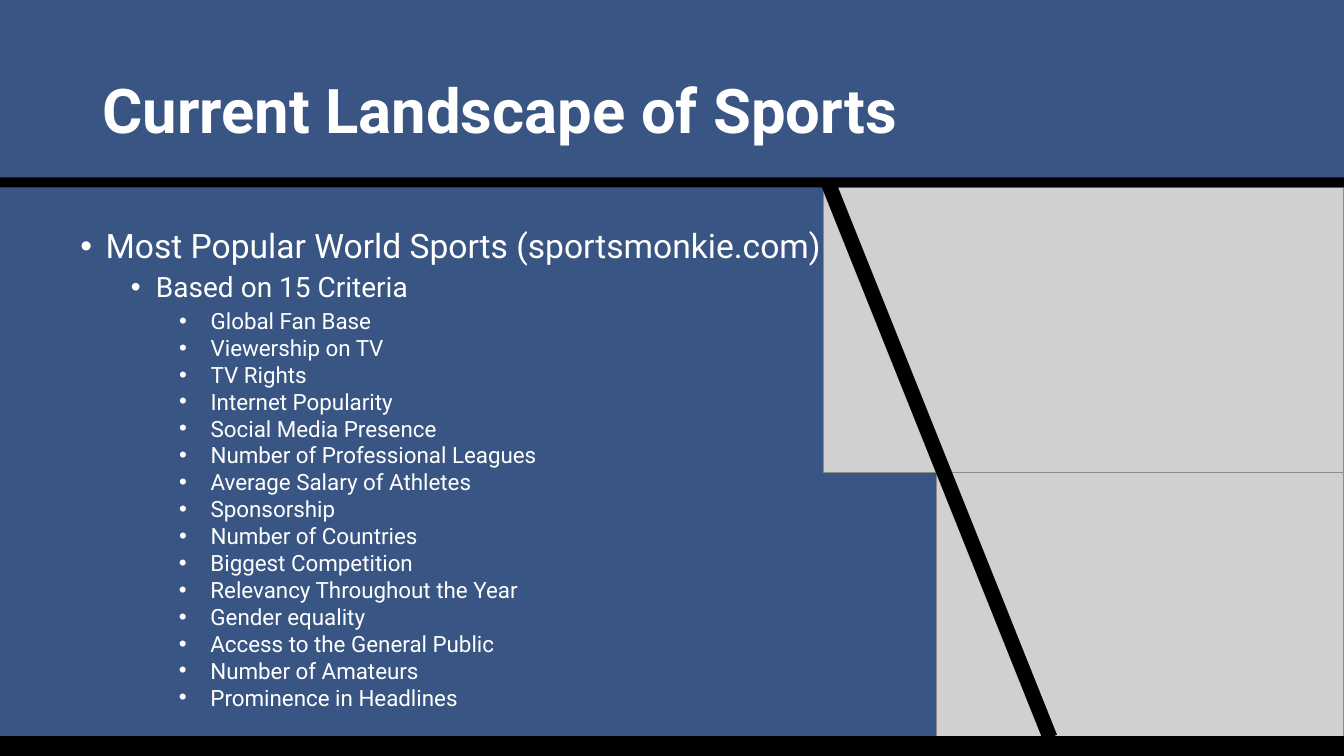
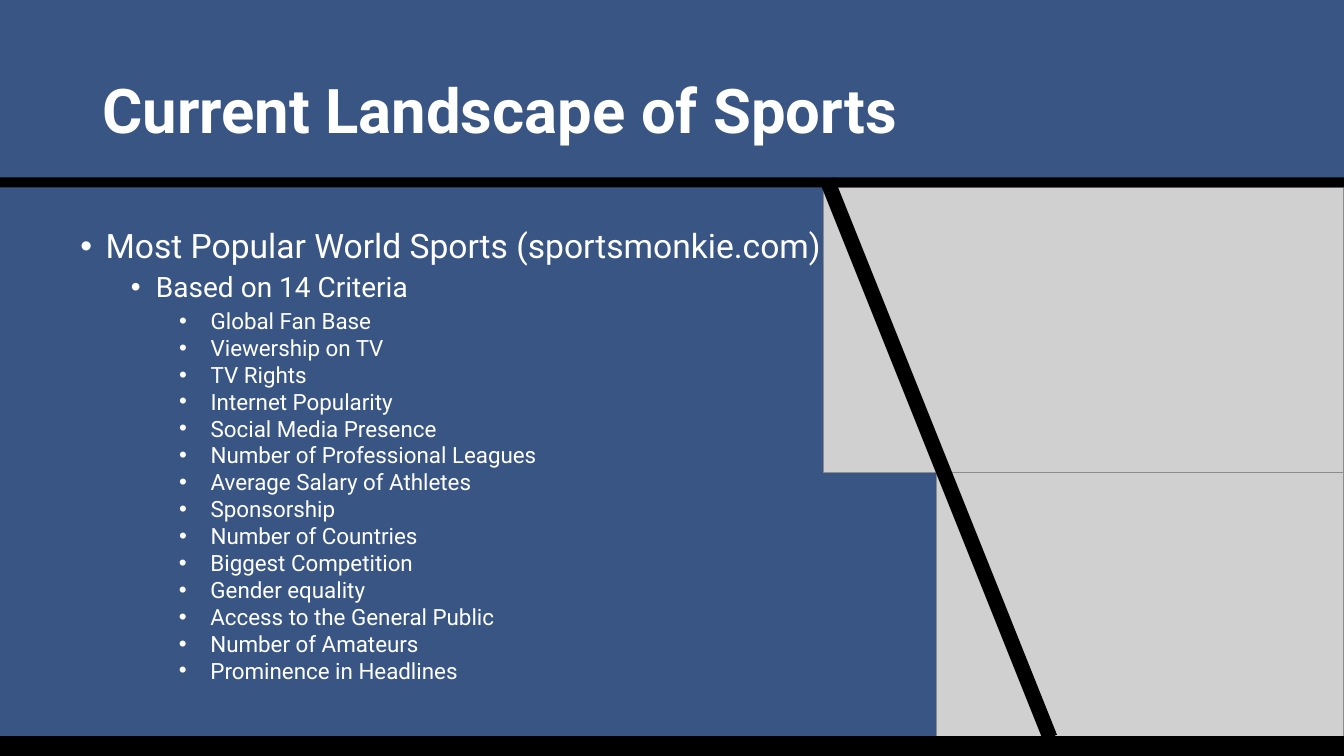
Before and after one commit to SuperMarioGiacomazzo/STOR538_WEBSITE, a slide deck: slide 10 of Slides/Sports Analytics 1/Sports_Analytics_1_Lecture.pptx (slide 9 before the commit). Drawn at 1344x756 pixels with LibreOffice and Linux fonts; fonts in the diff are those of the drawing; grey boxes stand for pictures. Boxes give left, top, right and bottom in pixels: in the first picture for what was removed or moved away, otherwise in the second. Text is boxed around its words. In the diff, an @@ line names an element or a change of style, - is before the commit and + after.

```diff
--- a/Slides/Sports Analytics 1/Sports_Analytics_1_Lecture.pptx
+++ b/Slides/Sports Analytics 1/Sports_Analytics_1_Lecture.pptx
@@ text at [156,276,408,298]: text changed @@
-  • Based on 15 Criteria
+  • Based on 14 Criteria
@@ text at [210,581,517,603]: paragraph removed @@
-  • Relevancy Throughout the Year
```
Also in this commit, not shown: 9 other slides changed, 2 slides added, 4 slides removed, 12 other files.
